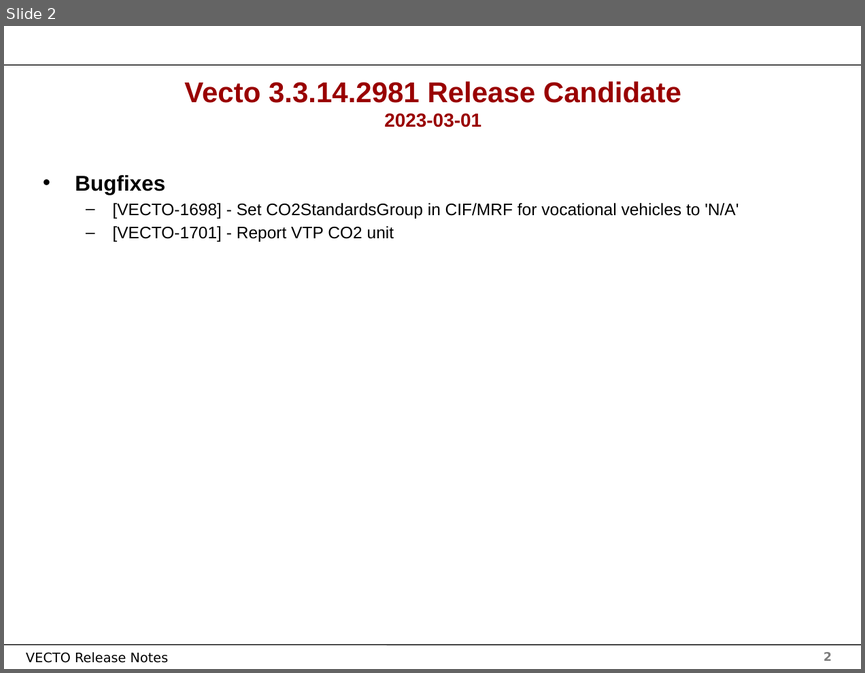
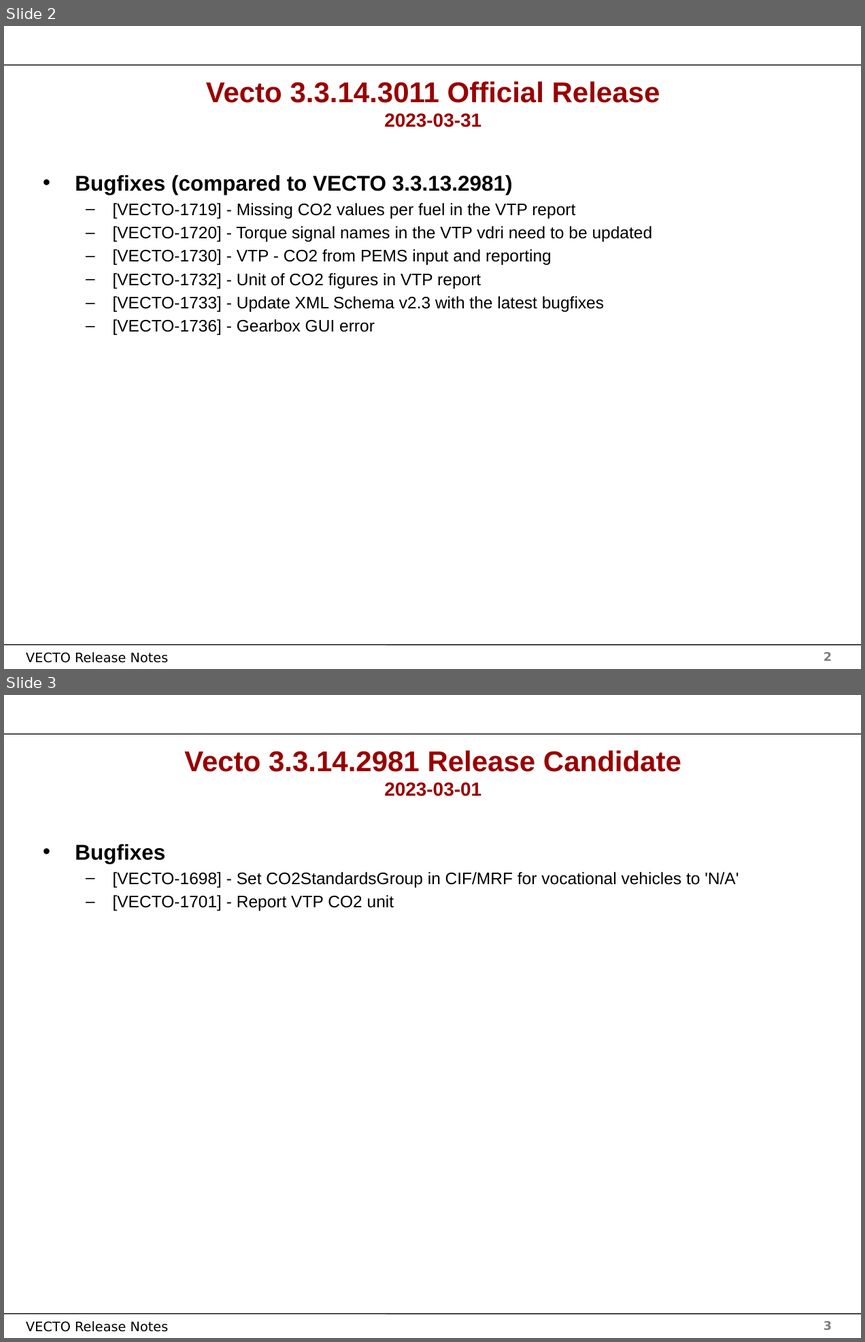
Before and after one commit to mohgsaad-art/VECTO, a slide deck: Documentation/User Manual Source/Release Notes Vecto3.x.pptx. Shown one above the other, each under a label of ours: slide 2 before the commit, slides 2 and 3 after it. The pictures are 865x673 and 865x1342 pixels, drawn with LibreOffice and Linux fonts; fonts in the diff are those of the drawing; background and template pictures are left out. Boxes give left, top, right and bottom in pixels: in the first picture for what was removed or moved away, otherwise in the second. Text is boxed around its words. In the diff, an @@ line names an element or a change of style, - is before the commit and + after.

Commit message:
new VECTO Release

```diff
--- a/Documentation/User Manual Source/Release Notes Vecto3.x.pptx
+++ b/Documentation/User Manual Source/Release Notes Vecto3.x.pptx
@@ slide 2 added at (4, 26, 861, 669), background #FFFFFF; not listed: 4 template elements that a slide beside it also shows @@
@@ title added at (206, 81, 660, 127), 24 pt, text #990000, bold @@
+Vecto 3.3.14.3011 Official Release
+2023-03-31
@@ text added at (75, 175, 653, 335), 14 pt, text #000000 @@
+• Bugfixes (compared to VECTO 3.3.13.2981)
+  – [VECTO-1719] - Missing CO2 values per fuel in the VTP report
+  – [VECTO-1720] - Torque signal names in the VTP vdri need to be updated
+  – [VECTO-1730] - VTP - CO2 from PEMS input and reporting
+  – [VECTO-1732] - Unit of CO2 figures in VTP report
+  – [VECTO-1733] - Update XML Schema v2.3 with the latest bugfixes
+  – [VECTO-1736] - Gearbox GUI error
@@ what was slide 2 is now slide 3 @@
@@ page number at (823, 1321, 832, 1329): text changed @@
-2
+3
```
Also in this commit, not shown: 1 slide changed, 12 other files.
